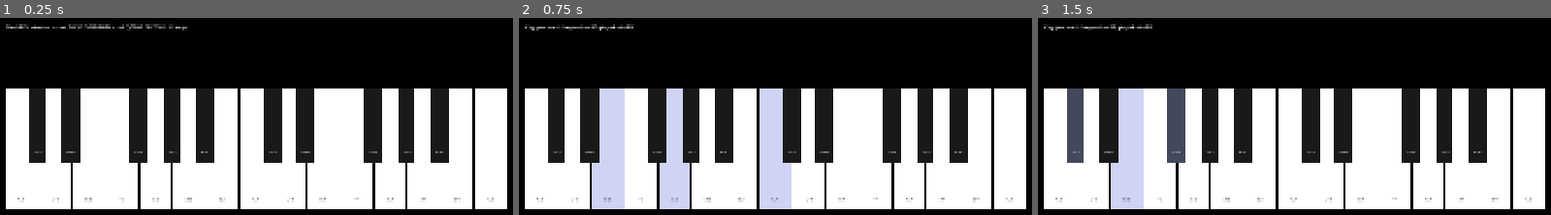
Above: before the commit, frames 1-3 (left to right).
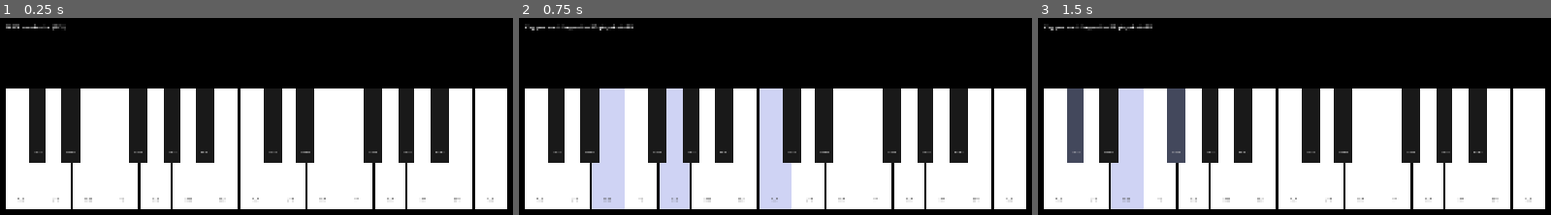
Above: after the commit, the same moments.

Repository: Amoniethian/Piano_Godot_keybord
Game: Godot game, scene res://scenes/main.tscn
Two runs of this game, one before a commit and one after it. Both use one fixed random seed, a clock stepped at 60 frames per second and the inputs below.
Inputs (mouse positions are in pixels of both pictures, inside the frame that each line leads up to):
- Up to frame 1 (0.25 s): no input
- Up to frame 2 (0.75 s): tap Enter at 0.5 s; move the mouse to (539, 149) at 0.52 s; hold D from 0.53 s (still down); tap Z at 0.6 s; click (539, 149) at 0.67 s
- Up to frame 3 (1.5 s): tap Space at 1.25 s; move the mouse to (1094, 149) at 1.27 s; release D at 1.28 s; hold S from 1.28 s (still down); tap X at 1.35 s; click (1094, 149) at 1.42 s

The runs differ from the first frame. In frame 1, 0.6% of the frame differs, in the area x 1-37%, y 2-7%; in frame 2, nothing differs; in frame 3, nothing differs.

Commit message:
feat: canvas bg, MIDI hot-plug warning, sequential dialogue, slower demo, simpler level 3
Background:
- Replace ColorRect Background with CanvasLayer(layer=-128) + ColorRect
  for a guaranteed black canvas that's always behind every draw call

MIDI hot-plug:
- _process() polls OS.get_connected_midi_inputs() every 5 s (skipped when
  Android plugin is active)
- After 3 consecutive misses (15 s), triggers red flashing "check the
  website: ⊕1509" label + mutes Master bus + blocks all key input
- Device reconnect clears the warning and restores audio

Dialogue:
- Replace random 10-15 s gap + single flash with continuous sequential loop:
  show line → 5 s display → 1 s gap → next line → repeat forever while
  in AMBIENT state; first line appears 2 s after game start

Demo speed & Level 3:
- DEMO_NOTE_INTERVAL 0.5→0.85 s, DEMO_NOTE_HOLD 0.3→0.5 s (more audible)
- Level 3 sequence: 9-note chromatic phrase → 6-note white-key melody
  C D E F G F (all white keys, no accidentals)

https://claude.ai/code/session_01D8bD92zb2BKXxR4uALqLJT

Diff:
--- a/scenes/main.tscn
+++ b/scenes/main.tscn
@@ -13,7 +13,10 @@
 [node name="Main" type="Node2D"]
 script = ExtResource("1_main")
 
-[node name="Background" type="ColorRect" parent="."]
+[node name="BackgroundLayer" type="CanvasLayer" parent="."]
+layer = -128
+
+[node name="Background" type="ColorRect" parent="BackgroundLayer"]
 anchors_preset = 15
 anchor_right = 1.0
 anchor_bottom = 1.0
--- a/scripts/config.gd
+++ b/scripts/config.gd
@@ -197,7 +197,7 @@
 const LEVEL_SEQUENCES: Array = [
 	[0, 4, 7, 5, 4, 2],               # Level 1: C3 E3 G3 F3 E3 D3
 	[0, 2, 4, 5, 7, 9, 11, 12, 14],   # Level 2: ascending C major scale
-	[3, 2, 4, 0, 0, 2, 9, 17, 11],    # Level 3: D#3 D3 E3 C3 C3 D3 A3 F4 B3
+	[0, 2, 4, 5, 7, 5],               # Level 3: C3 D3 E3 F3 G3 F3 (white keys only)
 ]
 
 # Chord definitions (key_ids pressed simultaneously)
@@ -222,8 +222,8 @@
 const VOICE_DIALOGUE_AUDIO_FMT: String = "res://audio/voice/dialogue_%02d.wav"
 
 # Timing constants
-const DEMO_NOTE_INTERVAL:        float = 0.5    # seconds between each demo note
-const DEMO_NOTE_HOLD:            float = 0.3    # seconds each demo note is held down
+const DEMO_NOTE_INTERVAL:        float = 0.85   # seconds between each demo note
+const DEMO_NOTE_HOLD:            float = 0.5    # seconds each demo note is held down
 const STAR_NOTE_INTERVAL:        float = 2.0    # seconds between ambient note groups
 const STAR_NOTE_HOLD:            float = 0.25   # seconds each ambient note held
 const VOICE_INTERVAL_MIN:        float = 10.0   # min seconds between dialogue lines
--- a/scripts/music_teacher_system.gd
+++ b/scripts/music_teacher_system.gd
@@ -34,6 +34,9 @@
 var ambient_group_index: int = 0
 var ambient_active: bool = false    # set false to stop ambient loop
 
+# ── Dialogue cycling ───────────────────────────────────────────────────────────
+var _dialogue_index: int = -1
+
 # ── Demo cancellation ─────────────────────────────────────────────────────────
 # Coroutines (_begin_level, _play_demonstration) check this flag at each await.
 var demo_cancel_flag: bool = false
@@ -61,7 +64,7 @@
 	ambient_active = true
 	_reshuffle_groups()
 	_run_ambient_loop()
-	_schedule_voice_line()
+	_run_dialogue_loop()
 
 
 func _stop_ambient() -> void:
@@ -96,22 +99,17 @@
 			piano_manager.key_nodes[key_id].release()
 
 
-func _schedule_voice_line() -> void:
-	var delay: float = randf_range(Config.VOICE_INTERVAL_MIN, Config.VOICE_INTERVAL_MAX)
-	await get_tree().create_timer(delay).timeout
-	if current_state == State.AMBIENT:
-		_show_random_dialogue()
-		# Auto-hide after display duration
+func _run_dialogue_loop() -> void:
+	await get_tree().create_timer(2.0).timeout  # brief startup delay
+	while ambient_active:
+		_dialogue_index = (_dialogue_index + 1) % Config.TEACHER_DIALOGUE.size()
+		_show_dialogue(Config.TEACHER_DIALOGUE[_dialogue_index])
+		_try_play_voice_audio(Config.VOICE_AUDIO_DIR + "dialogue_%02d.wav" % [_dialogue_index + 1])
 		await get_tree().create_timer(Config.DIALOGUE_DISPLAY_DURATION).timeout
-		if current_state == State.AMBIENT:
-			_hide_dialogue()
-		_schedule_voice_line()
-
-
-func _show_random_dialogue() -> void:
-	var idx: int = randi() % Config.TEACHER_DIALOGUE.size()
-	_show_dialogue(Config.TEACHER_DIALOGUE[idx])
-	_try_play_voice_audio(Config.VOICE_AUDIO_DIR + "dialogue_%02d.wav" % (idx + 1))
+		if not ambient_active:
+			break
+		_hide_dialogue()
+		await get_tree().create_timer(1.0).timeout  # short gap between lines
 
 
 # ── Key Input Routing ─────────────────────────────────────────────────────────
--- a/scripts/piano_manager.gd
+++ b/scripts/piano_manager.gd
@@ -27,11 +27,21 @@
 # On-screen debug label (created at runtime so no scene changes needed).
 var _debug_label: Label = null
 
+# ── MIDI hot-plug / no-device warning ────────────────────────────────────────
+var _midi_poll_timer: float  = 0.0
+const _MIDI_POLL_INTERVAL: float = 5.0   # seconds between device scans
+var _midi_fail_count: int    = 0
+const _MIDI_MAX_FAILS: int   = 3         # warn after this many consecutive misses
+var _midi_warning_active: bool = false
+var _warning_label: Label    = null
+var _warning_tween: Tween    = null
+
 
 # ── Lifecycle ────────────────────────────────────────────────────────────────
 
 func _ready() -> void:
 	_setup_debug_label()
+	_setup_warning_label()
 	_init_midi()
 	_create_piano_keys()
 	_register_all_keys()
@@ -41,7 +51,67 @@
 		error_sfx.stream = load(error_path)
 
 
+func _process(delta: float) -> void:
+	if _plugin_midi_active:
+		return  # Android plugin has its own connect/disconnect callbacks
+	_midi_poll_timer -= delta
+	if _midi_poll_timer <= 0.0:
+		_midi_poll_timer = _MIDI_POLL_INTERVAL
+		_poll_midi_devices()
+
+
 # ── Debug label (shown on-screen so you can diagnose without logcat) ──────────
+
+func _setup_warning_label() -> void:
+	_warning_label = Label.new()
+	_warning_label.text = "check the website: ⊕1509"
+	_warning_label.position = Vector2(0, -400)
+	_warning_label.size = Vector2(1245, 120)
+	_warning_label.add_theme_color_override("font_color", Color(1, 0, 0))
+	_warning_label.add_theme_font_size_override("font_size", 52)
+	_warning_label.horizontal_alignment = HORIZONTAL_ALIGNMENT_CENTER
+	_warning_label.vertical_alignment = VERTICAL_ALIGNMENT_CENTER
+	_warning_label.autowrap_mode = TextServer.AUTOWRAP_OFF
+	_warning_label.visible = false
+	add_child(_warning_label)
+
+
+func _poll_midi_devices() -> void:
+	OS.open_midi_inputs()
+	var devices := OS.get_connected_midi_inputs()
+	if devices.size() > 0:
+		_midi_fail_count = 0
+		if _midi_warning_active:
+			_clear_midi_warning()
+		_dbg("MIDI: " + str(devices[0]))
+	else:
+		_midi_fail_count += 1
+		_dbg("MIDI: no device (%d/%d)" % [_midi_fail_count, _MIDI_MAX_FAILS])
+		if _midi_fail_count >= _MIDI_MAX_FAILS and not _midi_warning_active:
+			_trigger_midi_warning()
+
+
+func _trigger_midi_warning() -> void:
+	_midi_warning_active = true
+	if _warning_label:
+		_warning_label.visible = true
+		_warning_tween = create_tween().set_loops()
+		_warning_tween.tween_property(_warning_label, "modulate:a", 0.0, 0.4)
+		_warning_tween.tween_property(_warning_label, "modulate:a", 1.0, 0.4)
+	AudioServer.set_bus_volume_db(AudioServer.get_bus_index("Master"), -80.0)
+	_dbg("MIDI WARNING: no device — check the website")
+
+
+func _clear_midi_warning() -> void:
+	_midi_warning_active = false
+	if _warning_label:
+		_warning_label.visible = false
+	if _warning_tween:
+		_warning_tween.kill()
+		_warning_tween = null
+	AudioServer.set_bus_volume_db(AudioServer.get_bus_index("Master"), 0.0)
+	_dbg("MIDI: device reconnected")
+
 
 func _setup_debug_label() -> void:
 	_debug_label = Label.new()
@@ -137,12 +207,16 @@
 
 
 func _on_key_touched_press(pressed_key_id: int) -> void:
+	if _midi_warning_active:
+		return
 	key_pressed.emit(pressed_key_id)
 
 
 # ── Input routing ─────────────────────────────────────────────────────────────
 
 func _input(event: InputEvent) -> void:
+	if _midi_warning_active:
+		return
 	if event is InputEventMIDI:
 		# Skip if the plugin is already handling MIDI (avoids double-trigger).
 		if not _plugin_midi_active:
